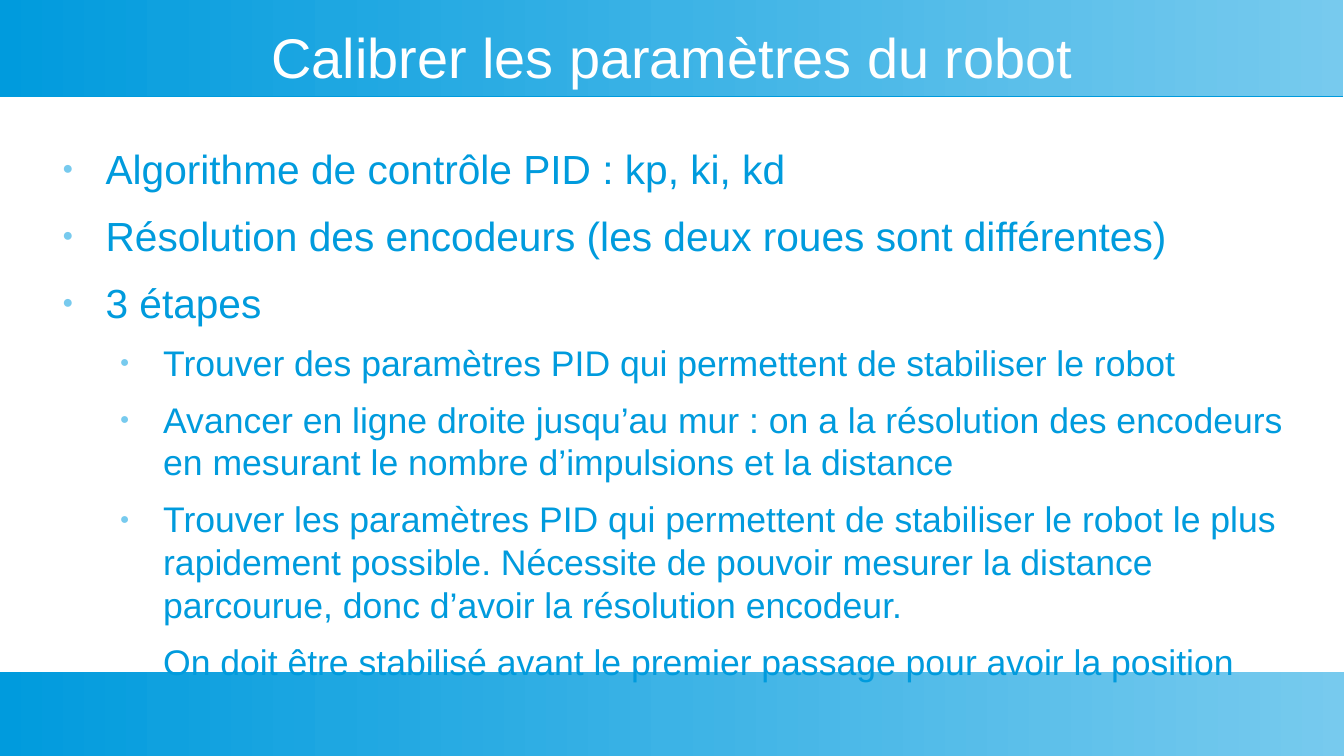
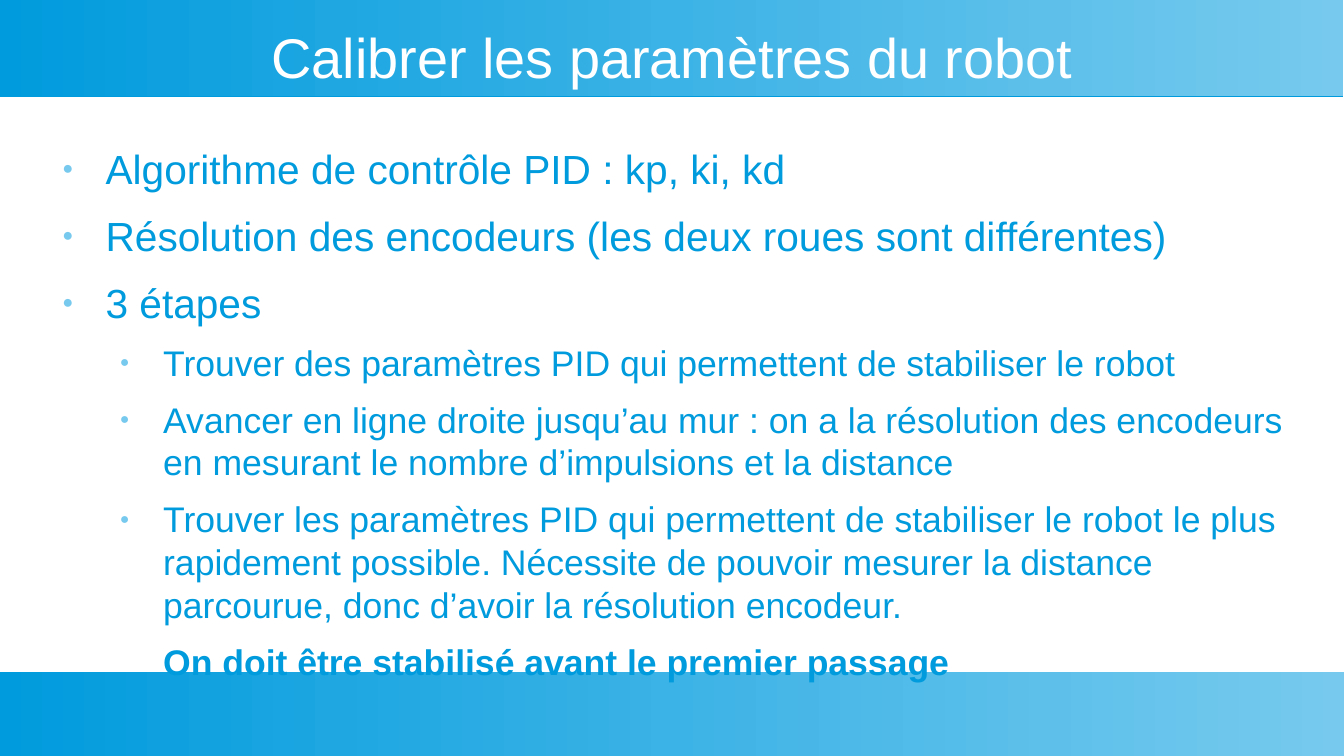
Before and after one commit to LaFabrickMassy/Projet-Fablab, a slide deck: slide 9 of Robotique/Micromouse/Micromouse.odp (slide 8 before the commit). Drawn at 1344x756 pixels with LibreOffice and Linux fonts; fonts in the diff are those of the drawing. Boxes give left, top, right and bottom in pixels: in the first picture for what was removed or moved away, otherwise in the second. Text is boxed around its words. In the diff, an @@ line names an element or a change of style, - is before the commit and + after.

```diff
--- a/Robotique/Micromouse/Micromouse.odp
+++ b/Robotique/Micromouse/Micromouse.odp
@@ text at <box>163,647,949,682</box>: text changed; bold on @@
-  On doit être stabilisé avant le premier passage pour avoir la position
+  On doit être stabilisé avant le premier passage
```
Also in this commit, not shown: 1 other slide changed, 2 slides added.
